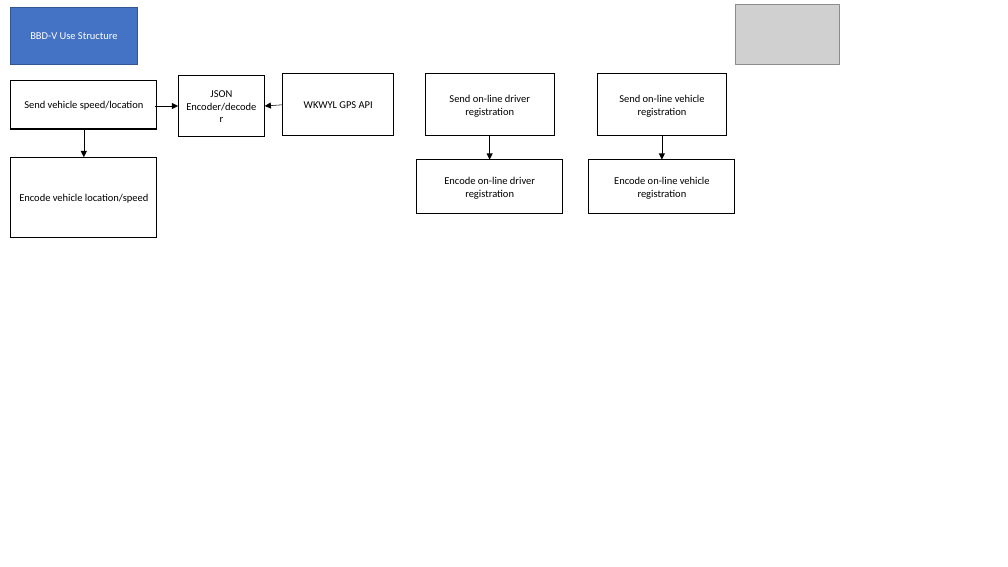
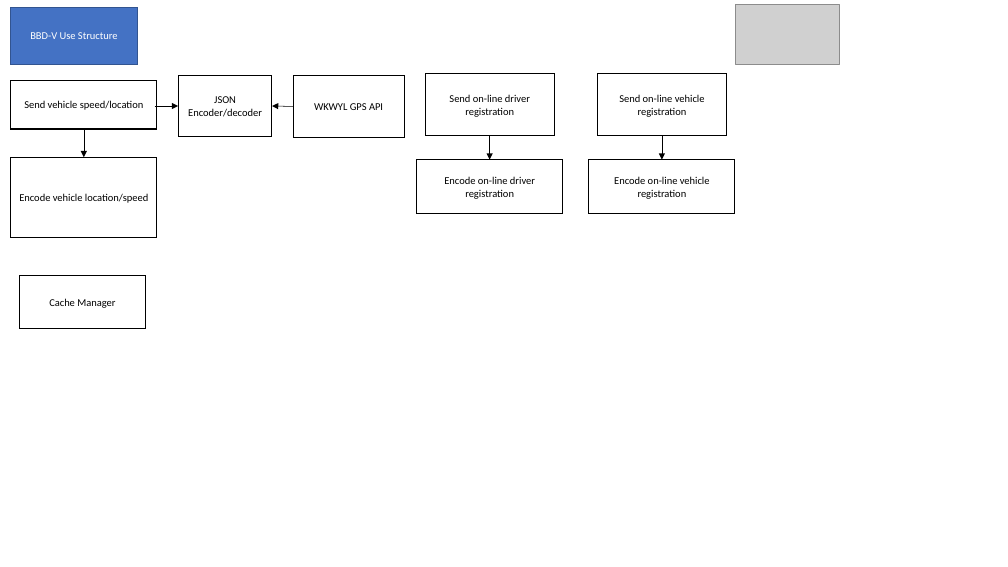
Before and after one commit to st970703/Software_Architecture_Report, a slide deck: slide 2 of Big Brother Driver Diagrams.pptx. Drawn at 1008x567 pixels with LibreOffice and Linux fonts; fonts in the diff are those of the drawing; grey boxes stand for pictures. Boxes give left, top, right and bottom in pixels: in the first picture for what was removed or moved away, otherwise in the second. Text is boxed around its words. In the diff, an @@ line names an element or a change of style, - is before the commit and + after.

```diff
--- a/Big Brother Driver Diagrams.pptx
+++ b/Big Brother Driver Diagrams.pptx
@@ rectangle "JSON Encoder/decoder": place and size @@
-rectangle "JSON Encoder/decoder" at box(178, 76, 265, 136)
+rectangle "JSON Encoder/decoder" at box(178, 76, 272, 136)
@@ rectangle "WKWYL GPS API": place and size @@
-rectangle "WKWYL GPS API" at box(283, 74, 394, 136)
+rectangle "WKWYL GPS API" at box(293, 76, 405, 138)
@@ arrow moved from (283, 105) - (265, 106) to (293, 107) - (272, 106) @@
@@ rectangle added at box(20, 276, 146, 329), fill #FFFFFF, outline #000000 1 pt, 10 pt, text #000000 @@
+Cache Manager
```
Also in this commit, not shown: 2 other slides changed, 1 other file.
